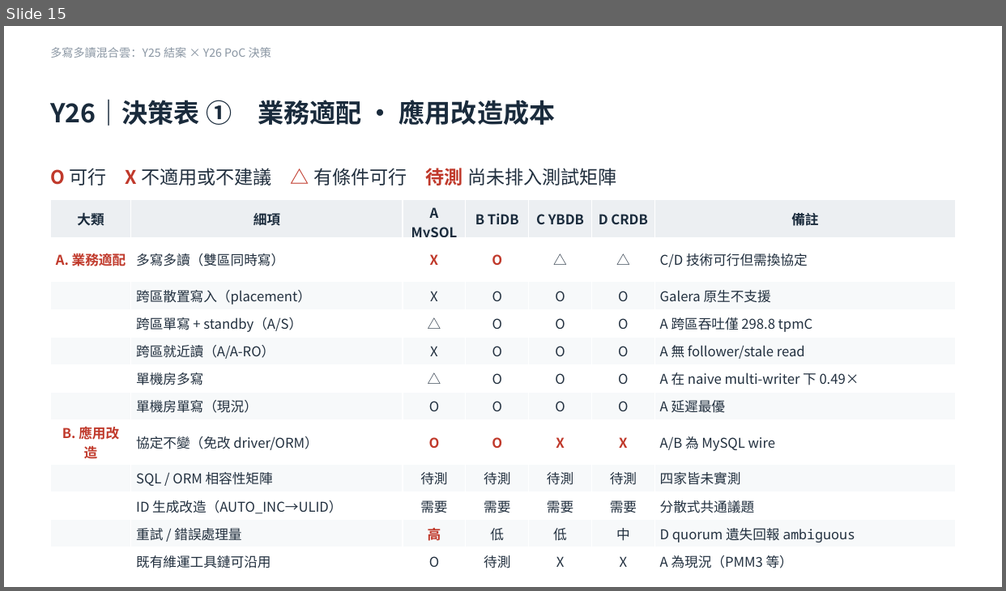
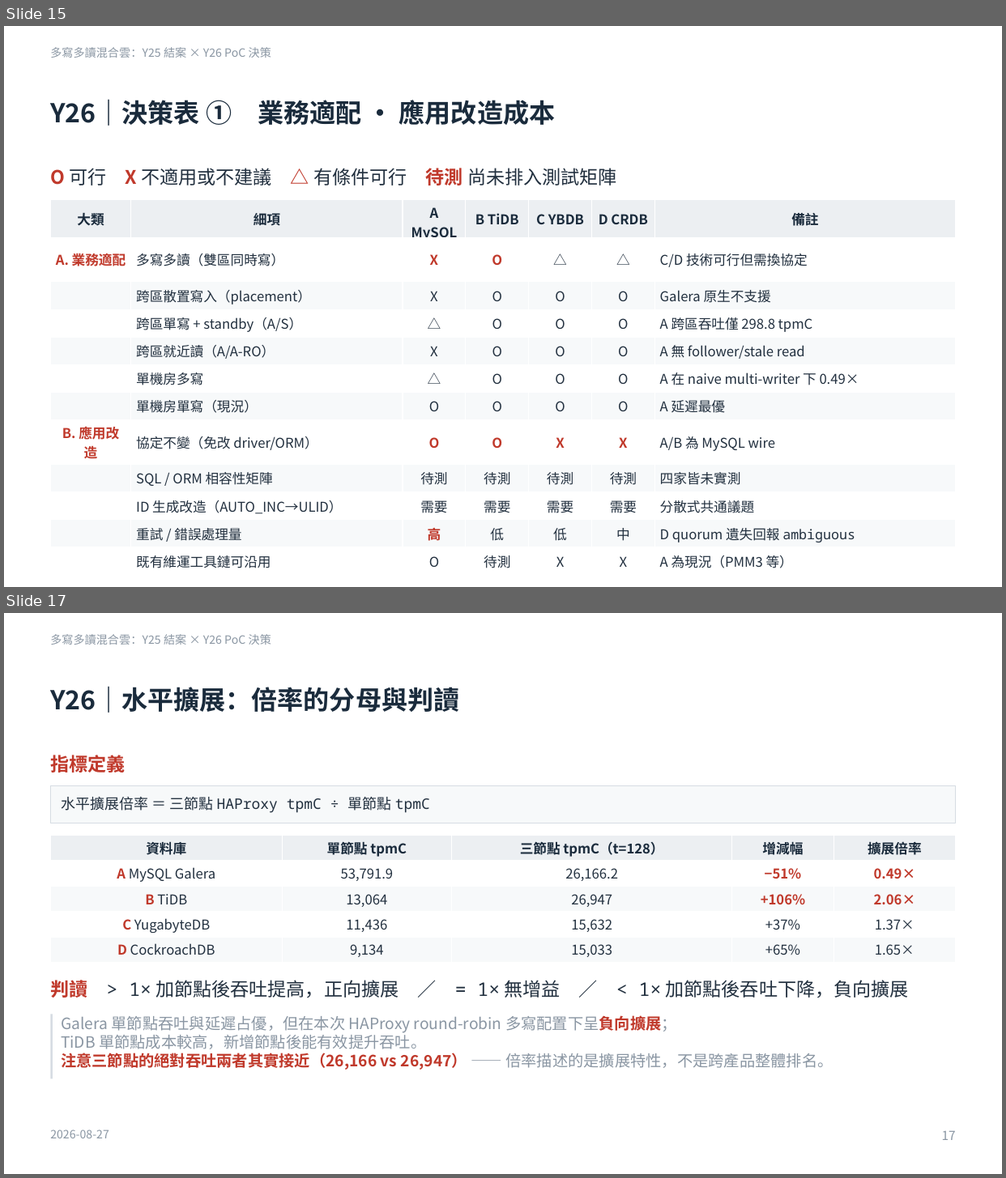
Before and after one commit to heavenruler/dba_career, a slide deck: poc/refresh/0827_slide.pptx. Shown one above the other, each under a label of ours: slide 15 before the commit, slides 15 and 17 after it; the slides between them are not shown. The pictures are 1006x591 and 1006x1178 pixels, drawn with LibreOffice and Linux fonts; fonts in the diff are those of the drawing. Boxes give left, top, right and bottom in pixels: in the first picture for what was removed or moved away, otherwise in the second. Text is boxed around its words. In the diff, an @@ line names an element or a change of style, - is before the commit and + after.

```diff
--- a/poc/refresh/0827_slide.pptx
+++ b/poc/refresh/0827_slide.pptx
@@ slide 17 added at [4, 613, 1002, 1174], background #FFFFFF @@
@@ text added at [50, 634, 271, 645], 11 pt, text #8A96A3 @@
+多寫多讀混合雲：Y25 結案 × Y26 PoC 決策
@@ text added at [50, 686, 459, 713], 25 pt, text #1A2B3C, bold @@
+Y26｜水平擴展：倍率的分母與判讀
@@ text added at [50, 752, 125, 776], 18 pt, text #C0392B, bold @@
+指標定義
@@ rectangle added at [50, 786, 956, 824], fill #F7F9FA, outline #D6DCE3 0.75 pt @@
@@ text added at [61, 797, 430, 813], 14 pt, text #22303F @@
+水平擴展倍率 ＝ 三節點 HAProxy tpmC ÷ 單節點 tpmC
@@ table added at [50, 835, 957, 963], 5 rows, 5 columns @@
+資料庫 | 單節點 tpmC | 三節點 tpmC（t=128） | 增減幅 | 擴展倍率
+A MySQL Galera | 53,791.9 | 26,166.2 | −51% | 0.49×
+B TiDB | 13,064 | 26,947 | +106% | 2.06×
+C YugabyteDB | 11,436 | 15,632 | +37% | 1.37×
+D CockroachDB | 9,134 | 15,033 | +65% | 1.65×
@@ text added at [50, 977, 909, 1000], 18 pt, text #22303F @@
+判讀 > 1× 加節點後吞吐提高，正向擴展 ／ = 1× 無增益 ／ < 1× 加節點後吞吐下降，負向擴展
@@ rectangle added at [50, 1014, 53, 1079], fill #D6DCE3 @@
@@ text added at [61, 1016, 833, 1070], 15 pt, text #8A96A3 @@
+Galera 單節點吞吐與延遲占優，但在本次 HAProxy round-robin 多寫配置下呈負向擴展；
+TiDB 單節點成本較高，新增節點後能有效提升吞吐。
+注意三節點的絕對吞吐兩者其實接近（26,166 vs 26,947） —— 倍率描述的是擴展特性，不是跨產品整體排名。
@@ text added at [50, 1130, 109, 1139], 11 pt, text #8A96A3 @@
+2026-08-27
@@ text added at [942, 1131, 956, 1140], 12 pt, text #8A96A3 @@
+17
```
Also in this commit, not shown: 21 slides changed, 1 other slide added, 2 other files.
